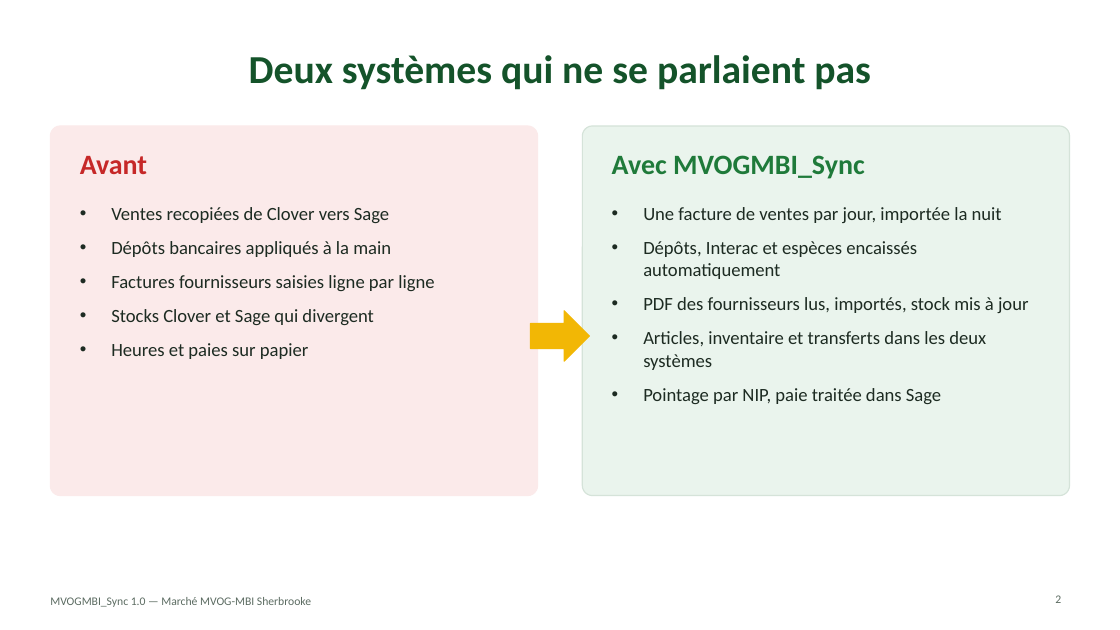
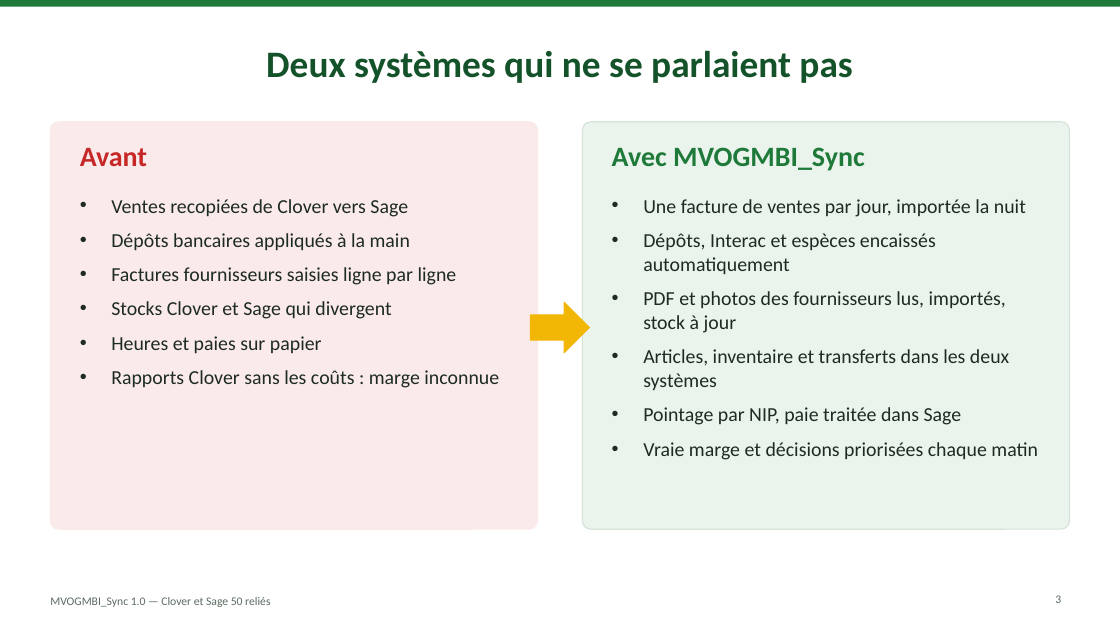
Before and after one commit to mteingueng-dot/MVOGMBI_Sync_2026.1, a slide deck: slide 3 of documentation/Presentation_MVOGMBI_Sync.pptx (slide 2 before the commit). Drawn at 1120x630 pixels with LibreOffice and Linux fonts; fonts in the diff are those of the drawing. Boxes give left, top, right and bottom in pixels: in the first picture for what was removed or moved away, otherwise in the second. Text is boxed around its words. In the diff, an @@ line names an element or a change of style, - is before the commit and + after.

```diff
--- a/documentation/Presentation_MVOGMBI_Sync.pptx
+++ b/documentation/Presentation_MVOGMBI_Sync.pptx
@@ rectangle added at <box>0,0,1120,7</box>, fill #1F7A3A @@
@@ title "Deux systèmes qui ne se ..." at <box>266,50,852,83</box>: size 34 to 32 pt @@
@@ rounded rectangle: place and size @@
-rounded rectangle at <box>50,126,538,496</box>
+rounded rectangle at <box>50,122,538,529</box>
@@ rounded rectangle at <box>50,122,538,529</box>: proportions changed @@
@@ rounded rectangle at <box>582,122,1070,529</box>: proportions changed @@
@@ rounded rectangle: place and size @@
-rounded rectangle at <box>582,126,1070,496</box>
+rounded rectangle at <box>582,122,1070,529</box>
@@ text "Ventes recopiées de Clover vers ...": place and size @@
-text "Ventes recopiées de Clover vers ..." at <box>111,207,434,359</box>
+text "Ventes recopiées de Clover vers ..." at <box>111,199,499,388</box>
@@ text at <box>111,199,457,354</box>: size 16 to 17 pt in "Ventes recopiées de Clover vers Sage", "Dépôts bancaires appliqués à la main", "Factures fournisseurs saisies ligne par ligne", "Stocks Clover et Sage qui divergent" and 1 more places; less space between paragraphs @@
@@ text "Une facture de ventes par ...": place and size @@
-text "Une facture de ventes par ..." at <box>643,207,1029,404</box>
+text "Une facture de ventes par ..." at <box>643,199,1038,460</box>
@@ text at <box>643,199,1026,425</box>: size 16 to 17 pt in "Une facture de ventes par jour, importée ...", "Dépôts, Interac et espèces encaissés automatiquement", "Articles, inventaire et transferts dans les deux ...", "Pointage par NIP, paie traitée dans Sage"; less space between paragraphs @@
@@ text at <box>643,291,1006,333</box>: text changed; size 16 to 17 pt @@
-• PDF des fournisseurs lus, importés, stock mis à jour
+• PDF et photos des fournisseurs lus, importés, stock à jour
@@ 2 texts, 1 right arrow: place and size @@
-2 texts, 1 right arrow at <box>80,155,865,361</box>
+2 texts, 1 right arrow at <box>80,147,865,353</box>
@@ text at <box>111,370,499,388</box>: paragraph added @@
+• Rapports Clover sans les coûts : marge inconnue
@@ text at <box>643,442,1038,460</box>: paragraph added @@
+• Vraie marge et décisions priorisées chaque matin
@@ text at <box>50,597,270,607</box>: text changed @@
-MVOGMBI_Sync 1.0 — Marché MVOG-MBI Sherbrooke
+MVOGMBI_Sync 1.0 — Clover et Sage 50 reliés
```
Also in this commit, not shown: 9 other slides changed, 20 slides added, 3 slides removed, 32 other files.
